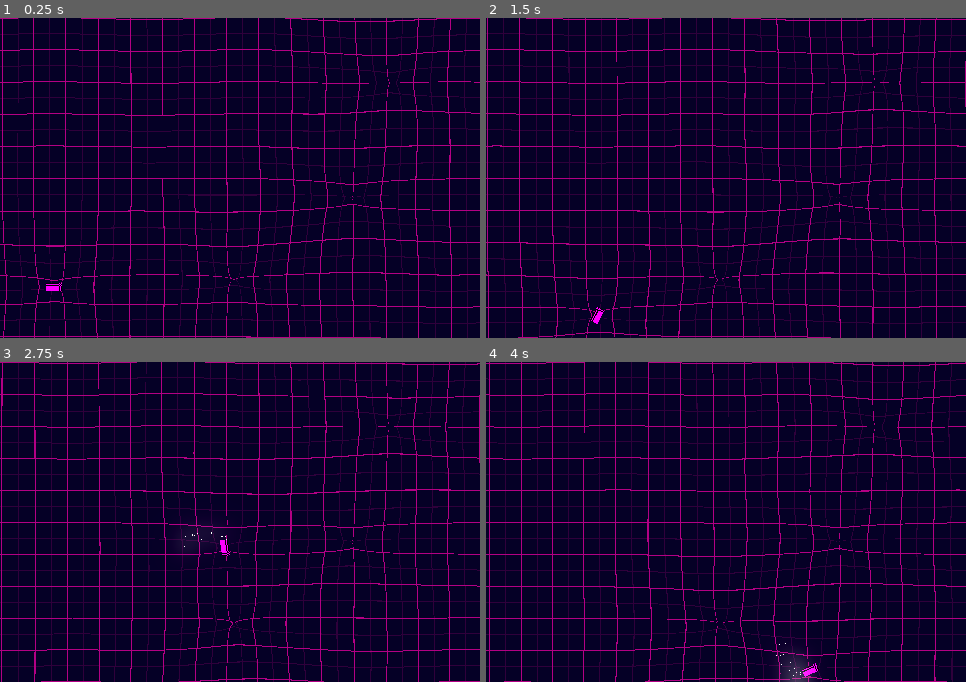
Above: before the commit, frames 1-4 (two rows, left to right).
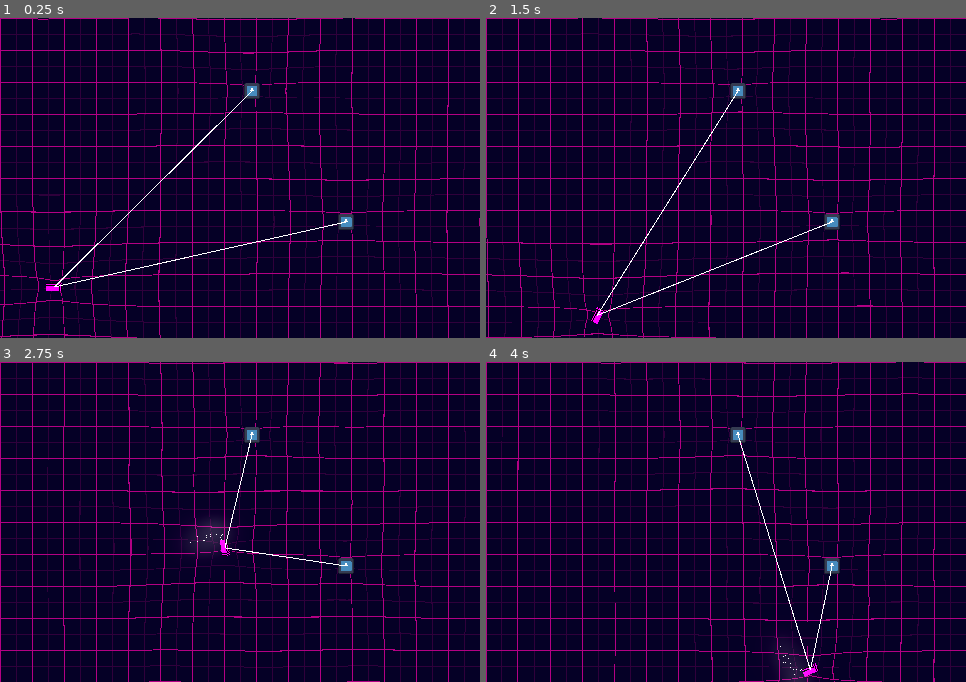
Above: after the commit, the same moments.

Repository: 3xcpy/roguelike-arcade-driving
Game: Godot game, scene res://scenes/stage.tscn
The game is run twice, just before and just after one commit, with the same random seed, the same clock (stepped at 60 frames per second) and the same inputs. The engine's default icon, where the game draws it, is replaced by a stand-in: a white triangle on a blue panel in a dark square.
Inputs:
- Up to frame 1 (0.25 s): no input
- Up to frame 2 (1.5 s): tap Enter at 0.5 s; hold Right (steer_right) 0.53-1.28 s; tap Alt at 0.6 s; hold Down from 1.28 s (still down); tap Shift at 1.35 s
- Up to frame 3 (2.75 s): release Down at 2.03 s; hold Right (steer_right) from 2.03 s (still down); tap Alt at 2.1 s
- Up to frame 4 (4 s): release Right (steer_right) at 2.78 s; hold Up 2.78-3.53 s; tap Shift at 2.85 s; hold Left (steer_left) from 3.53 s (still down); tap Alt at 3.6 s

The runs differ from the first frame. In frame 1, 19% of the frame differs, in the area x 0-100%, y 0-100%; in frame 2, 18%; in frame 3, 18%; in frame 4, 18%.

Commit message:
enemies are selected for shooting now
+ hardcoded debug drawing with line2d which i'm going to remove in a sec

Diff:
--- a/project.godot
+++ b/project.godot
@@ -29,6 +29,10 @@
 
 enabled=PackedStringArray("res://addons/godot_super-wakatime/plugin.cfg")
 
+[global_group]
+
+Enemies=""
+
 [input]
 
 steer_left={
--- a/scenes/FXAA.tscn
+++ /dev/null
@@ -1,437 +0,0 @@
-[gd_scene load_steps=3 format=3 uid="uid://cqteff1vi4muf"]
-
-[sub_resource type="Shader" id="1"]
-code = "shader_type canvas_item;
-
-// Godot Nvidia FXAA 3.11 Port
-
-// Usage: Drop this in to any 3D scene for FXAA! This is a port of the \"PC High Quality Preset 39\". However the medium quality
-// parameters are also included. For medium quality, just comment out sections \"PS 6\" and above and uncomment the \"med 13\" variables.
-
-// Motivation: As of this port, Godot's OpenGL ES 2.0 renderer does not natively support any form of anti aliasing.
-// I want to port my game High Hat from ES 3.0 to 2.0 to support a wider range of hardware, but without AA, my game looks terrible!
-
-// Note: By all rights the \"lumaScale\" uniform value should be one. I only got good results when I cranked it up to ~6
-// If someone could tell me why this is needed that would be great!
-
-// This software contains source code provided by NVIDIA Corporation.
-// This is a derivative of NVIDIA FXAA 3.11 by TIMOTHY LOTTES
-// Original source: https://github.com/NVIDIAGameWorks/GraphicsSamples/blob/80e8ba8f5e8935821513207033490735dd3279d8/samples/es3-kepler/FXAA/FXAA3_11.h
-// Modifed by Carter Anderson (https://twitter.com/cart_cart) for use in Godot Engine
-// Nvidia grants usage of the original FXAA code under the following license: https://github.com/NVIDIAGameWorks/GraphicsSamples/blob/master/license.txt
-// As the author of the derivative (Carter Anderson), I grant you (the user) full rights to my changes.
-// However if you use this, I am not liable for anything (positive or negative) that results from the use of this code.
-// But I shouldn't need to say this. I'm sure you're a cool person :)
-
-uniform sampler2D SCREEN_TEXTURE : hint_screen_texture, filter_linear_mipmap;
-
-uniform float qualitySubpix = 1.0;
-uniform float qualityEdgeThreshold = 0.0;
-uniform float qualityEdgeThresholdMin = 0.0;
-uniform float lumaScale = 1.0;
-
-vec4 FxaaTexOff(sampler2D t, vec2 p, vec2 o, vec2 r)  { return textureLod(t, p + (o * r), 0.0); }
-float FxaaLuma(vec4 rgba) { return lumaScale * dot(rgba.rgb, vec3(0.299, 0.587, 0.114)); }
-float FxaaSat(float x) { return clamp(x, 0.0, 1.0); }
-
-vec4 FxaaPixelShader(
-    //
-    // Use noperspective interpolation here (turn off perspective interpolation).
-    // {xy} = center of pixel
-    vec2 pos,
-    //
-    // Input color texture.
-    // {rgb_} = color in linear or perceptual color space
-    // if (FXAA_GREEN_AS_LUMA == 0)
-    //     {___a} = luma in perceptual color space (not linear)
-    sampler2D tex,
-    //
-    // Only used on FXAA Quality.
-    // This must be from a constant/uniform.
-    // {x_} = 1.0/screenWidthInPixels
-    // {_y} = 1.0/screenHeightInPixels
-    vec2 fxaaQualityRcpFrame,
-    //
-    // Only used on FXAA Quality.
-    // This used to be the FXAA_QUALITY__SUBPIX define.
-    // It is here now to allow easier tuning.
-    // Choose the amount of sub-pixel aliasing removal.
-    // This can effect sharpness.
-    //   1.00 - upper limit (softer)
-    //   0.75 - default amount of filtering
-    //   0.50 - lower limit (sharper, less sub-pixel aliasing removal)
-    //   0.25 - almost off
-    //   0.00 - completely off
-    float fxaaQualitySubpix,
-    //
-    // Only used on FXAA Quality.
-    // This used to be the FXAA_QUALITY__EDGE_THRESHOLD define.
-    // It is here now to allow easier tuning.
-    // The minimum amount of local contrast required to apply algorithm.
-    //   0.333 - too little (faster)
-    //   0.250 - low quality
-    //   0.166 - default
-    //   0.125 - high quality
-    //   0.063 - overkill (slower)
-    float fxaaQualityEdgeThreshold,
-    //
-    // Only used on FXAA Quality.
-    // This used to be the FXAA_QUALITY__EDGE_THRESHOLD_MIN define.
-    // It is here now to allow easier tuning.
-    // Trims the algorithm from processing darks.
-    //   0.0833 - upper limit (default, the start of visible unfiltered edges)
-    //   0.0625 - high quality (faster)
-    //   0.0312 - visible limit (slower)
-    // Special notes when using FXAA_GREEN_AS_LUMA,
-    //   Likely want to set this to zero.
-    //   As colors that are mostly not-green
-    //   will appear very dark in the green channel!
-    //   Tune by looking at mostly non-green content,
-    //   then start at zero and increase until aliasing is a problem.
-    float fxaaQualityEdgeThresholdMin
-) {
-
-	// high 39
-    float FXAA_QUALITY__P0 =  1.0;
-    float FXAA_QUALITY__P1 =  1.0;
-    float FXAA_QUALITY__P2 =  1.0;
-    float FXAA_QUALITY__P3 =  1.0;
-    float FXAA_QUALITY__P4 =  1.0;
-    float FXAA_QUALITY__P5 =  1.5;
-    float FXAA_QUALITY__P6 =  2.0;
-    float FXAA_QUALITY__P7 =  2.0;
-    float FXAA_QUALITY__P8 =  2.0;
-    float FXAA_QUALITY__P9 =  2.0;
-    float FXAA_QUALITY__P10 =  4.0;
-    float FXAA_QUALITY__P11 =  8.0;
-
-	// med 13
-    // float FXAA_QUALITY__P0 = 1.0;
-    // float FXAA_QUALITY__P1 = 1.5;
-    // float FXAA_QUALITY__P2 = 2.0;
-    // float FXAA_QUALITY__P3 = 2.0;
-    // float FXAA_QUALITY__P4 = 4.0;
-    // float FXAA_QUALITY__P5 = 12.0;
-    vec2 posM;
-    posM.x = pos.x;
-    posM.y = pos.y;
-
-	vec4 rgbyM = textureLod(tex, posM, 0.0);
-	float lumaM = FxaaLuma(rgbyM);
-	float lumaS = FxaaLuma(FxaaTexOff(tex, posM, vec2( 0.0, 1.0), fxaaQualityRcpFrame.xy));
-	float lumaE = FxaaLuma(FxaaTexOff(tex, posM, vec2( 1.0, 0.0), fxaaQualityRcpFrame.xy));
-	float lumaN = FxaaLuma(FxaaTexOff(tex, posM, vec2( 0.0,-1.0), fxaaQualityRcpFrame.xy));
-	float lumaW = FxaaLuma(FxaaTexOff(tex, posM, vec2(-1.0, 0.0), fxaaQualityRcpFrame.xy));
-
-    float maxSM = max(lumaS, lumaM);
-    float minSM = min(lumaS, lumaM);
-    float maxESM = max(lumaE, maxSM);
-    float minESM = min(lumaE, minSM);
-    float maxWN = max(lumaN, lumaW);
-    float minWN = min(lumaN, lumaW);
-    float rangeMax = max(maxWN, maxESM);
-    float rangeMin = min(minWN, minESM);
-    float rangeMaxScaled = rangeMax * fxaaQualityEdgeThreshold;
-    float range = rangeMax - rangeMin;
-    float rangeMaxClamped = max(fxaaQualityEdgeThresholdMin, rangeMaxScaled);
-    bool earlyExit = range < rangeMaxClamped;
-
-    if(earlyExit)
-		return rgbyM;
-
-	float lumaNW = FxaaLuma(FxaaTexOff(tex, posM, vec2(-1.0,-1.0), fxaaQualityRcpFrame.xy));
-	float lumaSE = FxaaLuma(FxaaTexOff(tex, posM, vec2( 1.0, 1.0), fxaaQualityRcpFrame.xy));
-	float lumaNE = FxaaLuma(FxaaTexOff(tex, posM, vec2( 1.0,-1.0), fxaaQualityRcpFrame.xy));
-	float lumaSW = FxaaLuma(FxaaTexOff(tex, posM, vec2(-1.0, 1.0), fxaaQualityRcpFrame.xy));
-
-    float lumaNS = lumaN + lumaS;
-    float lumaWE = lumaW + lumaE;
-    float subpixRcpRange = 1.0/range;
-    float subpixNSWE = lumaNS + lumaWE;
-    float edgeHorz1 = (-2.0 * lumaM) + lumaNS;
-    float edgeVert1 = (-2.0 * lumaM) + lumaWE;
-
-    float lumaNESE = lumaNE + lumaSE;
-    float lumaNWNE = lumaNW + lumaNE;
-    float edgeHorz2 = (-2.0 * lumaE) + lumaNESE;
-    float edgeVert2 = (-2.0 * lumaN) + lumaNWNE;
-
-    float lumaNWSW = lumaNW + lumaSW;
-    float lumaSWSE = lumaSW + lumaSE;
-    float edgeHorz4 = (abs(edgeHorz1) * 2.0) + abs(edgeHorz2);
-    float edgeVert4 = (abs(edgeVert1) * 2.0) + abs(edgeVert2);
-    float edgeHorz3 = (-2.0 * lumaW) + lumaNWSW;
-    float edgeVert3 = (-2.0 * lumaS) + lumaSWSE;
-    float edgeHorz = abs(edgeHorz3) + edgeHorz4;
-    float edgeVert = abs(edgeVert3) + edgeVert4;
-
-    float subpixNWSWNESE = lumaNWSW + lumaNESE;
-    float lengthSign = fxaaQualityRcpFrame.x;
-    bool horzSpan = edgeHorz >= edgeVert;
-    float subpixA = subpixNSWE * 2.0 + subpixNWSWNESE;
-
-    if(!horzSpan) lumaN = lumaW;
-    if(!horzSpan) lumaS = lumaE;
-    if(horzSpan) lengthSign = fxaaQualityRcpFrame.y;
-    float subpixB = (subpixA * (1.0/12.0)) - lumaM;
-
-    float gradientN = lumaN - lumaM;
-    float gradientS = lumaS - lumaM;
-    float lumaNN = lumaN + lumaM;
-    float lumaSS = lumaS + lumaM;
-    bool pairN = abs(gradientN) >= abs(gradientS);
-    float gradient = max(abs(gradientN), abs(gradientS));
-    if(pairN) lengthSign = -lengthSign;
-    float subpixC = FxaaSat(abs(subpixB) * subpixRcpRange);
-
-    vec2 posB;
-    posB.x = posM.x;
-    posB.y = posM.y;
-    vec2 offNP;
-    offNP.x = (!horzSpan) ? 0.0 : fxaaQualityRcpFrame.x;
-    offNP.y = ( horzSpan) ? 0.0 : fxaaQualityRcpFrame.y;
-    if(!horzSpan) posB.x += lengthSign * 0.5;
-    if( horzSpan) posB.y += lengthSign * 0.5;
-
-    vec2 posN;
-    posN.x = posB.x - offNP.x * FXAA_QUALITY__P0;
-    posN.y = posB.y - offNP.y * FXAA_QUALITY__P0;
-    vec2 posP;
-    posP.x = posB.x + offNP.x * FXAA_QUALITY__P0;
-    posP.y = posB.y + offNP.y * FXAA_QUALITY__P0;
-    float subpixD = ((-2.0)*subpixC) + 3.0;
-    float lumaEndN = FxaaLuma(textureLod(tex, posN, 0.0));
-    float subpixE = subpixC * subpixC;
-    float lumaEndP = FxaaLuma(textureLod(tex, posP, 0.0));
-
-    if(!pairN) lumaNN = lumaSS;
-    float gradientScaled = gradient * 1.0/4.0;
-    float lumaMM = lumaM - lumaNN * 0.5;
-    float subpixF = subpixD * subpixE;
-    bool lumaMLTZero = lumaMM < 0.0;
-
-    lumaEndN -= lumaNN * 0.5;
-    lumaEndP -= lumaNN * 0.5;
-    bool doneN = abs(lumaEndN) >= gradientScaled;
-    bool doneP = abs(lumaEndP) >= gradientScaled;
-    if(!doneN) posN.x -= offNP.x * FXAA_QUALITY__P1;
-    if(!doneN) posN.y -= offNP.y * FXAA_QUALITY__P1;
-    bool doneNP = (!doneN) || (!doneP);
-    if(!doneP) posP.x += offNP.x * FXAA_QUALITY__P1;
-    if(!doneP) posP.y += offNP.y * FXAA_QUALITY__P1;
-
-    if(doneNP) {
-        if(!doneN) lumaEndN = FxaaLuma(textureLod(tex, posN.xy, 0.0));
-        if(!doneP) lumaEndP = FxaaLuma(textureLod(tex, posP.xy, 0.0));
-        if(!doneN) lumaEndN = lumaEndN - lumaNN * 0.5;
-        if(!doneP) lumaEndP = lumaEndP - lumaNN * 0.5;
-        doneN = abs(lumaEndN) >= gradientScaled;
-        doneP = abs(lumaEndP) >= gradientScaled;
-        if(!doneN) posN.x -= offNP.x * FXAA_QUALITY__P2;
-        if(!doneN) posN.y -= offNP.y * FXAA_QUALITY__P2;
-        doneNP = (!doneN) || (!doneP);
-        if(!doneP) posP.x += offNP.x * FXAA_QUALITY__P2;
-        if(!doneP) posP.y += offNP.y * FXAA_QUALITY__P2;
-
-		// PS 3
-        if(doneNP) {
-            if(!doneN) lumaEndN = FxaaLuma(textureLod(tex, posN.xy, 0.0));
-            if(!doneP) lumaEndP = FxaaLuma(textureLod(tex, posP.xy, 0.0));
-            if(!doneN) lumaEndN = lumaEndN - lumaNN * 0.5;
-            if(!doneP) lumaEndP = lumaEndP - lumaNN * 0.5;
-            doneN = abs(lumaEndN) >= gradientScaled;
-            doneP = abs(lumaEndP) >= gradientScaled;
-            if(!doneN) posN.x -= offNP.x * FXAA_QUALITY__P3;
-            if(!doneN) posN.y -= offNP.y * FXAA_QUALITY__P3;
-            doneNP = (!doneN) || (!doneP);
-            if(!doneP) posP.x += offNP.x * FXAA_QUALITY__P3;
-            if(!doneP) posP.y += offNP.y * FXAA_QUALITY__P3;
-
-			// PS 4
-            if(doneNP) {
-                if(!doneN) lumaEndN = FxaaLuma(textureLod(tex, posN.xy, 0.0));
-                if(!doneP) lumaEndP = FxaaLuma(textureLod(tex, posP.xy, 0.0));
-                if(!doneN) lumaEndN = lumaEndN - lumaNN * 0.5;
-                if(!doneP) lumaEndP = lumaEndP - lumaNN * 0.5;
-                doneN = abs(lumaEndN) >= gradientScaled;
-                doneP = abs(lumaEndP) >= gradientScaled;
-                if(!doneN) posN.x -= offNP.x * FXAA_QUALITY__P4;
-                if(!doneN) posN.y -= offNP.y * FXAA_QUALITY__P4;
-                doneNP = (!doneN) || (!doneP);
-                if(!doneP) posP.x += offNP.x * FXAA_QUALITY__P4;
-                if(!doneP) posP.y += offNP.y * FXAA_QUALITY__P4;
-
-				// PS 5
-                if(doneNP) {
-                    if(!doneN) lumaEndN = FxaaLuma(textureLod(tex, posN.xy, 0.0));
-                    if(!doneP) lumaEndP = FxaaLuma(textureLod(tex, posP.xy, 0.0));
-                    if(!doneN) lumaEndN = lumaEndN - lumaNN * 0.5;
-                    if(!doneP) lumaEndP = lumaEndP - lumaNN * 0.5;
-                    doneN = abs(lumaEndN) >= gradientScaled;
-                    doneP = abs(lumaEndP) >= gradientScaled;
-                    if(!doneN) posN.x -= offNP.x * FXAA_QUALITY__P5;
-                    if(!doneN) posN.y -= offNP.y * FXAA_QUALITY__P5;
-                    doneNP = (!doneN) || (!doneP);
-                    if(!doneP) posP.x += offNP.x * FXAA_QUALITY__P5;
-                    if(!doneP) posP.y += offNP.y * FXAA_QUALITY__P5;
-
-					// PS 6
-                    if(doneNP) {
-                        if(!doneN) lumaEndN = FxaaLuma(textureLod(tex, posN.xy, 0.0));
-                        if(!doneP) lumaEndP = FxaaLuma(textureLod(tex, posP.xy, 0.0));
-                        if(!doneN) lumaEndN = lumaEndN - lumaNN * 0.5;
-                        if(!doneP) lumaEndP = lumaEndP - lumaNN * 0.5;
-                        doneN = abs(lumaEndN) >= gradientScaled;
-                        doneP = abs(lumaEndP) >= gradientScaled;
-                        if(!doneN) posN.x -= offNP.x * FXAA_QUALITY__P6;
-                        if(!doneN) posN.y -= offNP.y * FXAA_QUALITY__P6;
-                        doneNP = (!doneN) || (!doneP);
-                        if(!doneP) posP.x += offNP.x * FXAA_QUALITY__P6;
-                        if(!doneP) posP.y += offNP.y * FXAA_QUALITY__P6;
-
-						// PS 7
-                        if(doneNP) {
-                            if(!doneN) lumaEndN = FxaaLuma(textureLod(tex, posN.xy, 0.0));
-                            if(!doneP) lumaEndP = FxaaLuma(textureLod(tex, posP.xy, 0.0));
-                            if(!doneN) lumaEndN = lumaEndN - lumaNN * 0.5;
-                            if(!doneP) lumaEndP = lumaEndP - lumaNN * 0.5;
-                            doneN = abs(lumaEndN) >= gradientScaled;
-                            doneP = abs(lumaEndP) >= gradientScaled;
-                            if(!doneN) posN.x -= offNP.x * FXAA_QUALITY__P7;
-                            if(!doneN) posN.y -= offNP.y * FXAA_QUALITY__P7;
-                            doneNP = (!doneN) || (!doneP);
-                            if(!doneP) posP.x += offNP.x * FXAA_QUALITY__P7;
-                            if(!doneP) posP.y += offNP.y * FXAA_QUALITY__P7;
-
-							// PS 8
-							if(doneNP) {
-								if(!doneN) lumaEndN = FxaaLuma(textureLod(tex, posN.xy, 0.0));
-								if(!doneP) lumaEndP = FxaaLuma(textureLod(tex, posP.xy, 0.0));
-								if(!doneN) lumaEndN = lumaEndN - lumaNN * 0.5;
-								if(!doneP) lumaEndP = lumaEndP - lumaNN * 0.5;
-								doneN = abs(lumaEndN) >= gradientScaled;
-								doneP = abs(lumaEndP) >= gradientScaled;
-								if(!doneN) posN.x -= offNP.x * FXAA_QUALITY__P8;
-								if(!doneN) posN.y -= offNP.y * FXAA_QUALITY__P8;
-								doneNP = (!doneN) || (!doneP);
-								if(!doneP) posP.x += offNP.x * FXAA_QUALITY__P8;
-								if(!doneP) posP.y += offNP.y * FXAA_QUALITY__P8;
-
-								// PS 9
-								if(doneNP) {
-									if(!doneN) lumaEndN = FxaaLuma(textureLod(tex, posN.xy, 0.0));
-									if(!doneP) lumaEndP = FxaaLuma(textureLod(tex, posP.xy, 0.0));
-									if(!doneN) lumaEndN = lumaEndN - lumaNN * 0.5;
-									if(!doneP) lumaEndP = lumaEndP - lumaNN * 0.5;
-									doneN = abs(lumaEndN) >= gradientScaled;
-									doneP = abs(lumaEndP) >= gradientScaled;
-									if(!doneN) posN.x -= offNP.x * FXAA_QUALITY__P9;
-									if(!doneN) posN.y -= offNP.y * FXAA_QUALITY__P9;
-									doneNP = (!doneN) || (!doneP);
-									if(!doneP) posP.x += offNP.x * FXAA_QUALITY__P9;
-									if(!doneP) posP.y += offNP.y * FXAA_QUALITY__P9;
-
-									// PS 10
-									if(doneNP) {
-										if(!doneN) lumaEndN = FxaaLuma(textureLod(tex, posN.xy, 0.0));
-										if(!doneP) lumaEndP = FxaaLuma(textureLod(tex, posP.xy, 0.0));
-										if(!doneN) lumaEndN = lumaEndN - lumaNN * 0.5;
-										if(!doneP) lumaEndP = lumaEndP - lumaNN * 0.5;
-										doneN = abs(lumaEndN) >= gradientScaled;
-										doneP = abs(lumaEndP) >= gradientScaled;
-										if(!doneN) posN.x -= offNP.x * FXAA_QUALITY__P10;
-										if(!doneN) posN.y -= offNP.y * FXAA_QUALITY__P10;
-										doneNP = (!doneN) || (!doneP);
-										if(!doneP) posP.x += offNP.x * FXAA_QUALITY__P10;
-										if(!doneP) posP.y += offNP.y * FXAA_QUALITY__P10;
-
-										// PS 11
-										if(doneNP) {
-											if(!doneN) lumaEndN = FxaaLuma(textureLod(tex, posN.xy, 0.0));
-											if(!doneP) lumaEndP = FxaaLuma(textureLod(tex, posP.xy, 0.0));
-											if(!doneN) lumaEndN = lumaEndN - lumaNN * 0.5;
-											if(!doneP) lumaEndP = lumaEndP - lumaNN * 0.5;
-											doneN = abs(lumaEndN) >= gradientScaled;
-											doneP = abs(lumaEndP) >= gradientScaled;
-											if(!doneN) posN.x -= offNP.x * FXAA_QUALITY__P11;
-											if(!doneN) posN.y -= offNP.y * FXAA_QUALITY__P11;
-											doneNP = (!doneN) || (!doneP);
-											if(!doneP) posP.x += offNP.x * FXAA_QUALITY__P11;
-											if(!doneP) posP.y += offNP.y * FXAA_QUALITY__P11;
-
-											// PS 12
-											// if(doneNP) {
-											//     if(!doneN) lumaEndN = FxaaLuma(textureLod(tex, posN.xy, 0.0));
-											//     if(!doneP) lumaEndP = FxaaLuma(textureLod(tex, posP.xy, 0.0));
-											//     if(!doneN) lumaEndN = lumaEndN - lumaNN * 0.5;
-											//     if(!doneP) lumaEndP = lumaEndP - lumaNN * 0.5;
-											//     doneN = abs(lumaEndN) >= gradientScaled;
-											//     doneP = abs(lumaEndP) >= gradientScaled;
-											//     if(!doneN) posN.x -= offNP.x * FXAA_QUALITY__P12;
-											//     if(!doneN) posN.y -= offNP.y * FXAA_QUALITY__P12;
-											//     doneNP = (!doneN) || (!doneP);
-											//     if(!doneP) posP.x += offNP.x * FXAA_QUALITY__P12;
-											//     if(!doneP) posP.y += offNP.y * FXAA_QUALITY__P12;
-											// }
-										}
-									}
-								}
-							}
-                        }
-                    }
-                }
-            }
-        }
-    }
-
-    float dstN = posM.x - posN.x;
-    float dstP = posP.x - posM.x;
-    if(!horzSpan) dstN = posM.y - posN.y;
-    if(!horzSpan) dstP = posP.y - posM.y;
-
-    bool goodSpanN = (lumaEndN < 0.0) != lumaMLTZero;
-    float spanLength = (dstP + dstN);
-    bool goodSpanP = (lumaEndP < 0.0) != lumaMLTZero;
-    float spanLengthRcp = 1.0/spanLength;
-
-    bool directionN = dstN < dstP;
-    float dst = min(dstN, dstP);
-    bool goodSpan = directionN ? goodSpanN : goodSpanP;
-    float subpixG = subpixF * subpixF;
-    float pixelOffset = (dst * (-spanLengthRcp)) + 0.5;
-    float subpixH = subpixG * fxaaQualitySubpix;
-
-    float pixelOffsetGood = goodSpan ? pixelOffset : 0.0;
-    float pixelOffsetSubpix = max(pixelOffsetGood, subpixH);
-    if(!horzSpan) posM.x += pixelOffsetSubpix * lengthSign;
-    if( horzSpan) posM.y += pixelOffsetSubpix * lengthSign;
-	return vec4(textureLod(tex, posM, 0.0).xyz, lumaM);
-}
-
-void fragment()
-{
-    COLOR = FxaaPixelShader(
-		SCREEN_UV,
-		SCREEN_TEXTURE,
-		SCREEN_PIXEL_SIZE,
-		qualitySubpix,
-		qualityEdgeThreshold,
-		qualityEdgeThresholdMin);
-}
-"
-
-[sub_resource type="ShaderMaterial" id="2"]
-shader = SubResource("1")
-shader_parameter/qualitySubpix = 1.0
-shader_parameter/qualityEdgeThreshold = 0.0
-shader_parameter/qualityEdgeThresholdMin = 0.0
-shader_parameter/lumaScale = 1.0
-
-[node name="FXAA" type="ColorRect"]
-material = SubResource("2")
-anchors_preset = 15
-anchor_right = 1.0
-anchor_bottom = 1.0
-grow_horizontal = 2
-grow_vertical = 2
-mouse_filter = 2
--- /dev/null
+++ b/scenes/enemy.tscn
@@ -0,0 +1,20 @@
+[gd_scene load_steps=4 format=3 uid="uid://b4sghwhykpity"]
+
+[ext_resource type="Texture2D" uid="uid://jxabck5vuije" path="res://icon.svg" id="1_7p1mj"]
+[ext_resource type="Script" uid="uid://b6clcrk34j0p6" path="res://scripts/distortion_emitter.gd" id="2_md0e3"]
+
+[sub_resource type="RectangleShape2D" id="RectangleShape2D_md0e3"]
+size = Vector2(16, 16)
+
+[node name="Enemy" type="Area2D" groups=["Enemies"]]
+
+[node name="Sprite2D" type="Sprite2D" parent="."]
+scale = Vector2(0.125, 0.125)
+texture = ExtResource("1_7p1mj")
+
+[node name="CollisionShape2D" type="CollisionShape2D" parent="."]
+shape = SubResource("RectangleShape2D_md0e3")
+
+[node name="DistortionEmitter" type="Node2D" parent="."]
+script = ExtResource("2_md0e3")
+metadata/_custom_type_script = "uid://b6clcrk34j0p6"
--- a/scenes/player.tscn
+++ b/scenes/player.tscn
@@ -1,7 +1,8 @@
-[gd_scene load_steps=10 format=3 uid="uid://dhtn00310jucy"]
+[gd_scene load_steps=11 format=3 uid="uid://dhtn00310jucy"]
 
 [ext_resource type="Script" uid="uid://cldbibnmmw5k4" path="res://scripts/player.gd" id="1_3vyb7"]
 [ext_resource type="PackedScene" uid="uid://ce4htckcwoxf" path="res://scenes/distortion_emitter.tscn" id="2_g2els"]
+[ext_resource type="Script" uid="uid://dwrhywti44xi5" path="res://scripts/shooter.gd" id="3_qhqgy"]
 
 [sub_resource type="RectangleShape2D" id="RectangleShape2D_u8vuu"]
 size = Vector2(8, 16)
@@ -11,7 +12,7 @@
 
 [sub_resource type="Curve" id="Curve_qhqgy"]
 _limits = [0.0, 100.0, 0.0, 1.0]
-_data = [Vector2(0, 0), 0.0, 0.0, 0, 0, Vector2(1, 20.922455), 0.0, 0.0, 0, 0]
+_data = [Vector2(0, 0), 0.0, 0.0, 0, 0, Vector2(1, 30.481285), 0.0, 0.0, 0, 0]
 point_count = 2
 
 [sub_resource type="CurveTexture" id="CurveTexture_dqkch"]
@@ -62,9 +63,21 @@
 modulate = Color(1.2799708, 1.2799708, 1.2799708, 1)
 z_index = -1
 position = Vector2(-8, 0)
+emitting = false
 amount = 16
-lifetime = 0.25
+lifetime = 0.2
 process_material = SubResource("ParticleProcessMaterial_3vyb7")
 
 [node name="DistortionEmitter" parent="." instance=ExtResource("2_g2els")]
 weight = 0.2
+
+[node name="Shooter" type="Node2D" parent="."]
+script = ExtResource("3_qhqgy")
+
+[node name="Line2D" type="Line2D" parent="Shooter"]
+points = PackedVector2Array(0, 0, 12.875, 0)
+width = 1.0
+
+[node name="Line2D2" type="Line2D" parent="Shooter"]
+points = PackedVector2Array(0, 0, 12.875, 0)
+width = 1.0
--- a/scenes/stage.tscn
+++ b/scenes/stage.tscn
@@ -5,7 +5,7 @@
 [ext_resource type="Shader" uid="uid://celbxoq3s5mxx" path="res://shaders/distortions.gdshader" id="2_kewym"]
 [ext_resource type="Script" uid="uid://d3cvnf1armkbm" path="res://scripts/floor.gd" id="4_6c5u0"]
 [ext_resource type="Material" uid="uid://csxiurfh7gu4o" path="res://materials/floor_colors.tres" id="5_2so7o"]
-[ext_resource type="PackedScene" uid="uid://ce4htckcwoxf" path="res://scenes/distortion_emitter.tscn" id="5_vcsse"]
+[ext_resource type="PackedScene" uid="uid://b4sghwhykpity" path="res://scenes/enemy.tscn" id="7_st0q7"]
 
 [sub_resource type="ShaderMaterial" id="ShaderMaterial_6c5u0"]
 shader = ExtResource("2_kewym")
@@ -45,10 +45,8 @@
 z_index = -100
 texture_repeat = 2
 material = SubResource("ShaderMaterial_6c5u0")
-offset_left = -94.0
-offset_top = -64.0
-offset_right = 561.0
-offset_bottom = 403.0
+offset_right = 480.0
+offset_bottom = 320.0
 pivot_offset = Vector2(74, 114)
 texture = ExtResource("2_gi7kc")
 expand_mode = 1
@@ -65,33 +63,27 @@
 grow_vertical = 2
 pivot_offset = Vector2(200, 26)
 
-[node name="DistortionEmitter" parent="." instance=ExtResource("5_vcsse")]
-position = Vector2(352, 180)
-weight = 0.2
-
-[node name="DistortionEmitter2" parent="." instance=ExtResource("5_vcsse")]
-position = Vector2(234, 262)
-weight = 0.2
-
-[node name="DistortionEmitter3" parent="." instance=ExtResource("5_vcsse")]
-position = Vector2(390, 65)
-weight = 0.2
-
 [node name="WorldEnvironment" type="WorldEnvironment" parent="."]
 environment = SubResource("Environment_2so7o")
 
-[node name="StaticBody2D" type="StaticBody2D" parent="." groups=["LevelColliders"]]
+[node name="Boundaries" type="StaticBody2D" parent="." groups=["LevelColliders"]]
 
-[node name="CollisionShape2D" type="CollisionShape2D" parent="StaticBody2D"]
+[node name="CollisionShape2D" type="CollisionShape2D" parent="Boundaries"]
 shape = SubResource("WorldBoundaryShape2D_2so7o")
 
-[node name="CollisionShape2D2" type="CollisionShape2D" parent="StaticBody2D"]
+[node name="CollisionShape2D2" type="CollisionShape2D" parent="Boundaries"]
 shape = SubResource("WorldBoundaryShape2D_st0q7")
 
-[node name="CollisionShape2D3" type="CollisionShape2D" parent="StaticBody2D"]
+[node name="CollisionShape2D3" type="CollisionShape2D" parent="Boundaries"]
 position = Vector2(480, 320)
 shape = SubResource("WorldBoundaryShape2D_1hwpr")
 
-[node name="CollisionShape2D4" type="CollisionShape2D" parent="StaticBody2D"]
+[node name="CollisionShape2D4" type="CollisionShape2D" parent="Boundaries"]
 position = Vector2(480, 320)
 shape = SubResource("WorldBoundaryShape2D_dexii")
+
+[node name="Enemy" parent="." instance=ExtResource("7_st0q7")]
+position = Vector2(252, 73)
+
+[node name="Enemy2" parent="." instance=ExtResource("7_st0q7")]
+position = Vector2(346, 204)
--- /dev/null
+++ b/scripts/shooter.gd
@@ -0,0 +1,28 @@
+class_name Shooter extends Node2D
+
+@export var num_bullets: int = 2
+var chosen: Array[Node2D]
+
+func _physics_process(delta: float) -> void:
+	shoot()
+	global_rotation = 0.0
+	var l1: Line2D = $Line2D
+	var l2: Line2D = $Line2D2
+	l1.points[0] = position
+	l2.points[0] = position
+	l1.points[1] = chosen[0].global_position - global_position
+	l2.points[1] = chosen[1].global_position - global_position
+
+func shoot() -> void:
+	var targets := get_tree().get_nodes_in_group("Enemies")
+	var min_dist = 0.0
+	chosen.resize(num_bullets)
+
+	for i in num_bullets:
+		min_dist = 0.0
+		for t: Node2D in targets:
+			var distance = global_position.distance_to(t.global_position)
+			if min_dist == 0.0 or distance < min_dist:
+				chosen[i] = t
+				min_dist = distance
+		targets.erase(chosen[i])
Not shown, added: scripts/shooter.gd.uid
